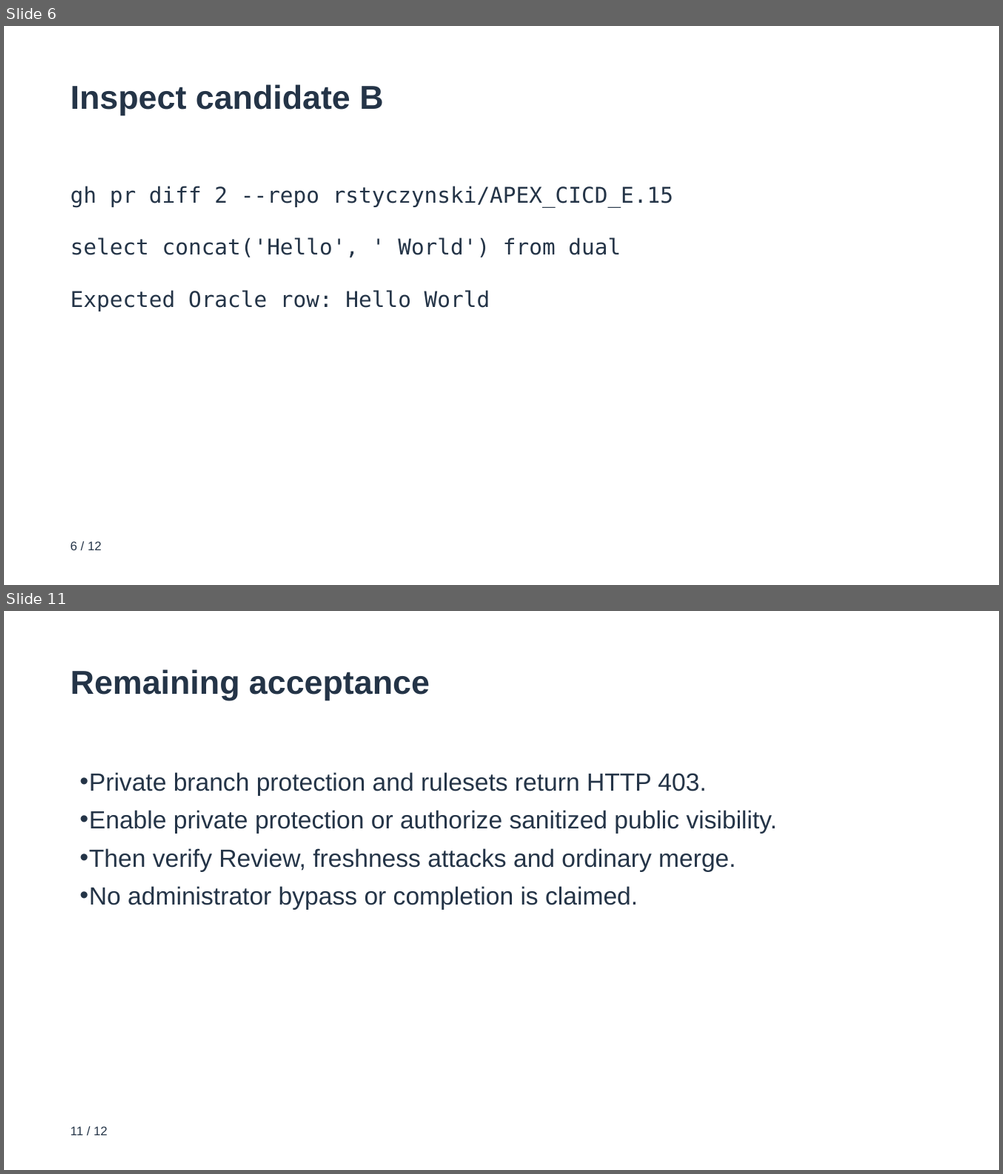
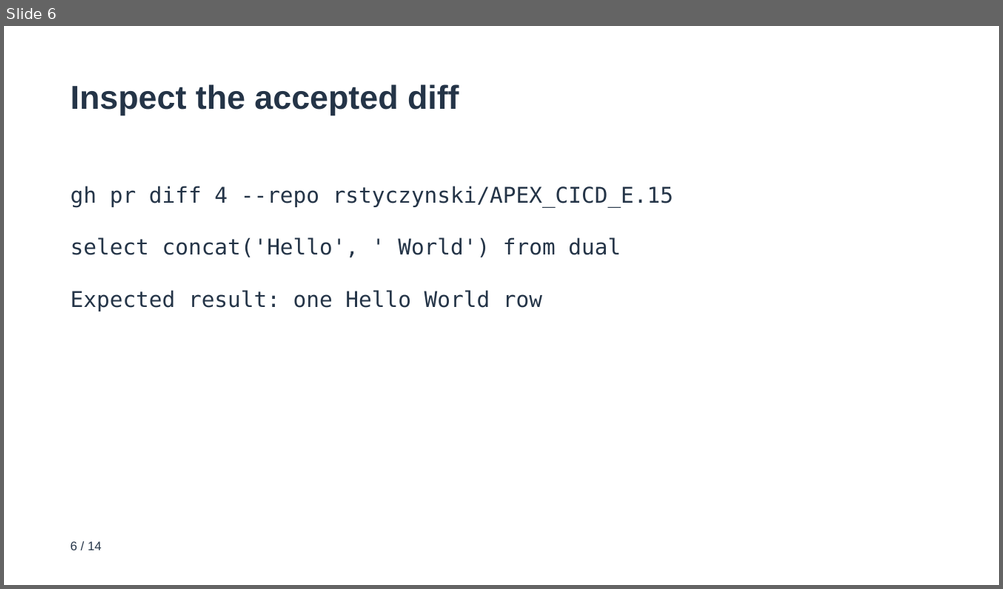
Before and after one commit to rstyczynski/APEX_CICD, a slide deck: progress/E.15/sprint_E.15_increment_demo.pptx. Shown one above the other, each under a label of ours: slides 6 and 11 before the commit, slide 6 after it; the slides between them are not shown. The pictures are 1003x1174 and 1003x589 pixels, drawn with LibreOffice and Linux fonts; fonts in the diff are those of the drawing. Boxes give left, top, right and bottom in pixels: in the first picture for what was removed or moved away, otherwise in the second. Text is boxed around its words. In the diff, an @@ line names an element or a change of style, - is before the commit and + after.

Commit message:
docs(E.15): reconcile verified merge, freshness and open isolation criteria

```diff
--- a/progress/E.15/sprint_E.15_increment_demo.pptx
+++ b/progress/E.15/sprint_E.15_increment_demo.pptx
@@ slide 11 removed at (4,611,999,1170), background #FFFFFF @@
@@ text removed at (71,669,430,701) @@
-Remaining acceptance
@@ text removed at (79,772,777,910) @@
-• Private branch protection and rulesets return HTTP 403.
-• Enable private protection or authorize sanitized public visibility.
-• Then verify Review, freshness attacks and ordinary merge.
-• No administrator bypass or completion is claimed.
@@ text removed at (71,1127,108,1136) @@
-11 / 12
@@ slide 6 changed as well @@
@@ text at (71,84,459,116): text changed @@
-Inspect candidate B
+Inspect the accepted diff
@@ text at (71,186,673,207): text changed @@
-gh pr diff 2 --repo rstyczynski/APEX_CICD_E.15
+gh pr diff 4 --repo rstyczynski/APEX_CICD_E.15
@@ text at (71,290,542,312): text changed @@
-Expected Oracle row: Hello World
+Expected result: one Hello World row
@@ text at (71,542,102,551): text changed @@
-6 / 12
+6 / 14
```
Also in this commit, not shown: 8 other slides changed, 5 slides added, 2 other slides removed, 50 other files.
